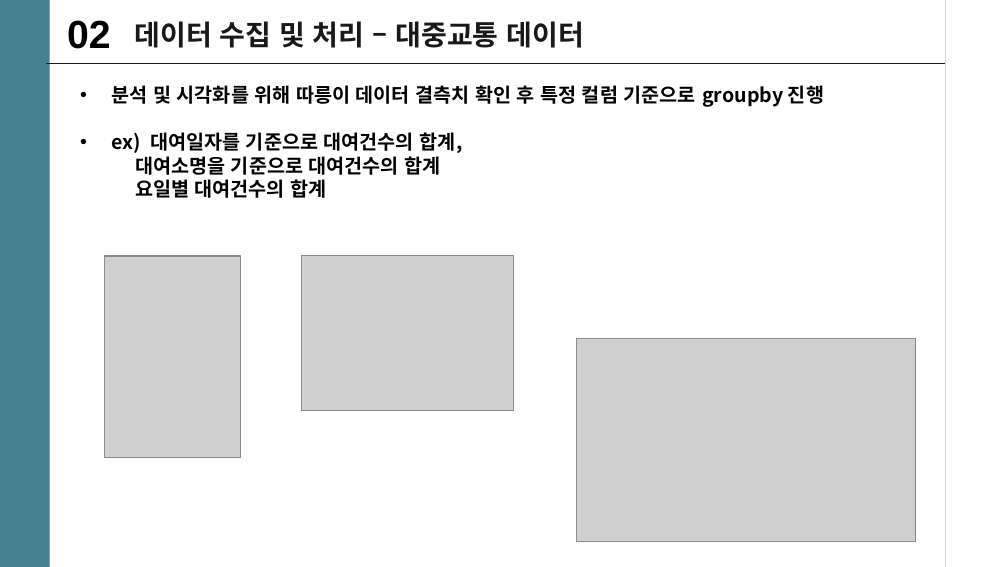
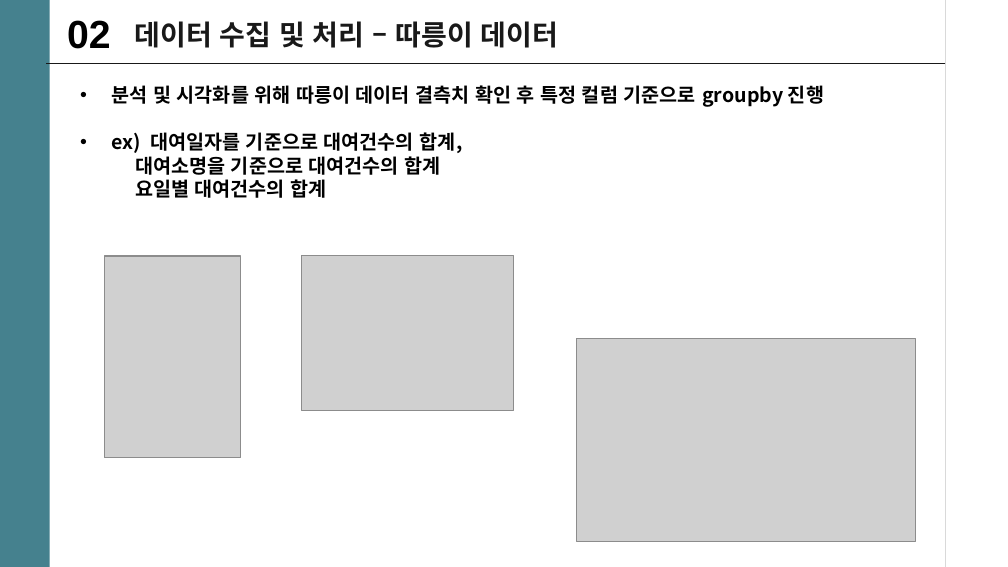
Before and after one commit to mini-project-y/1st_mini_project, a slide deck: slide 15 of Mook/PJT_유현수_수정본.pptx (slide 14 before the commit). Drawn at 1008x567 pixels with LibreOffice and Linux fonts; fonts in the diff are those of the drawing; grey boxes stand for pictures. Boxes give left, top, right and bottom in pixels: in the first picture for what was removed or moved away, otherwise in the second. Text is boxed around its words. In the diff, an @@ line names an element or a change of style, - is before the commit and + after.

```diff
--- a/Mook/PJT_유현수_수정본.pptx
+++ b/Mook/PJT_유현수_수정본.pptx
@@ text at (135,21,558,48): text changed @@
-데이터 수집 및 처리 – 대중교통 데이터
+데이터 수집 및 처리 – 따릉이 데이터
```
Also in this commit, not shown: 2 other slides changed, 2 slides added, 2 slides removed.
